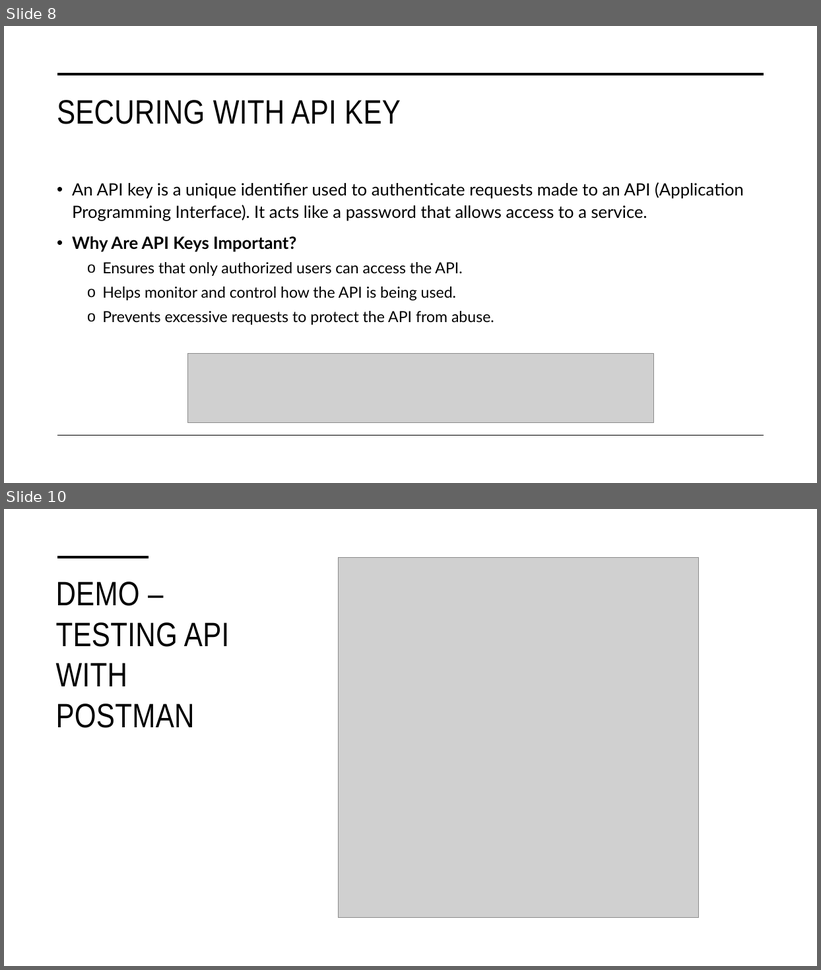
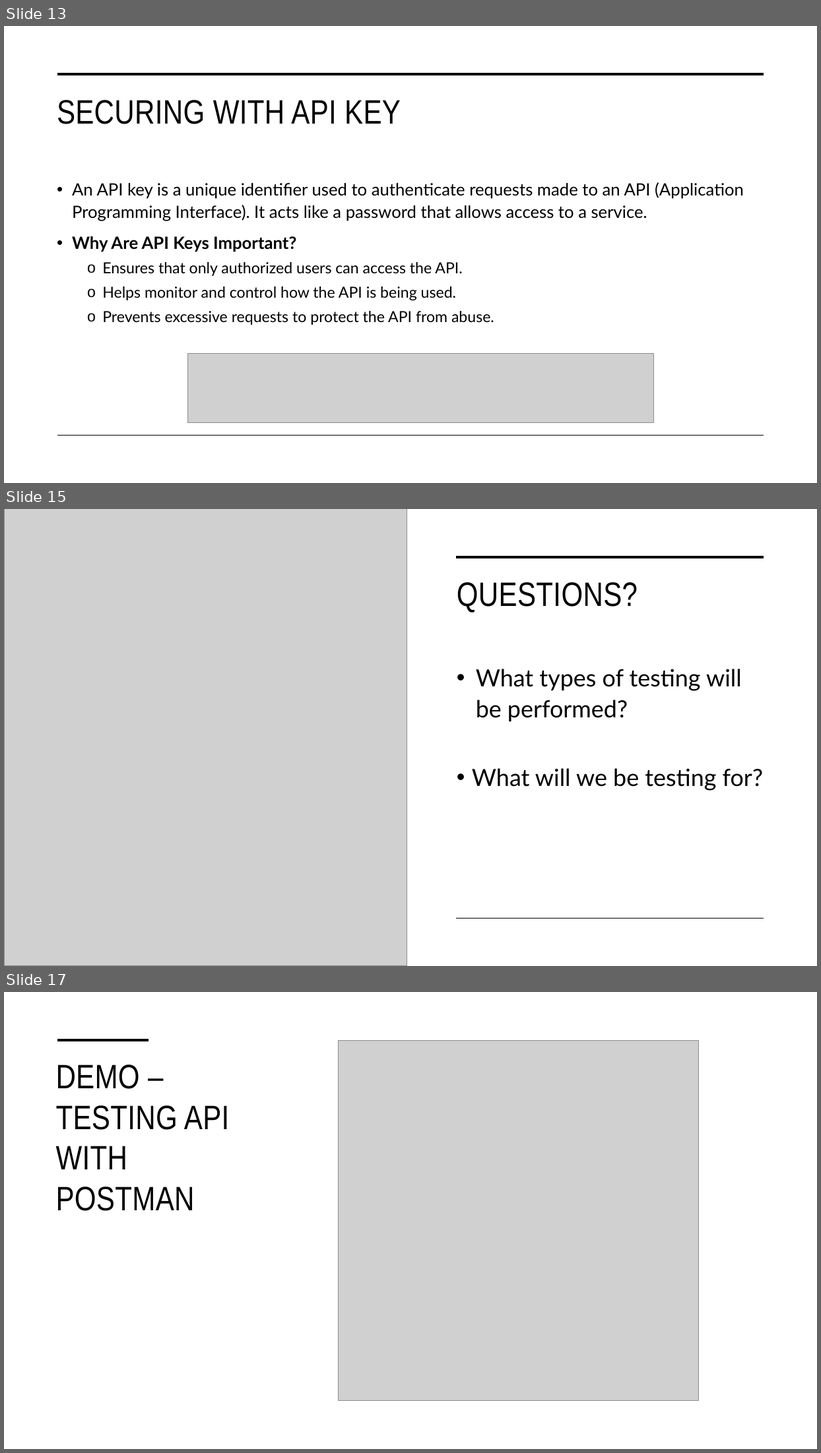
Before and after one commit to ashesh808/API-Demo-Presentation, a slide deck: Presentation.pptx. Shown one above the other, each under a label of ours: slides 8 and 10 before the commit, slides 13, 15 and 17 after it; the slides between them are not shown. The pictures are 821x970 and 821x1453 pixels, drawn with LibreOffice and Linux fonts; fonts in the diff are those of the drawing; grey boxes stand for pictures. Boxes give left, top, right and bottom in pixels: in the first picture for what was removed or moved away, otherwise in the second. Text is boxed around its words. In the diff, an @@ line names an element or a change of style, - is before the commit and + after.

```diff
--- a/Presentation.pptx
+++ b/Presentation.pptx
@@ slide 15 added at [4, 509, 817, 966], background #FFFFFF @@
@@ picture added at [4, 509, 407, 966] @@
@@ line added from (457, 557) to (764, 557), #000000 3.5 pt @@
@@ title added at [457, 582, 638, 613], 40 pt, text #000000 @@
+QUESTIONS?
@@ text added at [472, 669, 763, 791], 28 pt, text #000000 @@
+• What types of testing will be performed?
+• What will we be testing for?
@@ line added from (457, 919) to (764, 919), #000000 1 pt @@
@@ what was slide 8 is now slide 13 @@
@@ what was slide 10 is now slide 17 @@
```
Also in this commit, not shown: 8 slides changed, 10 other slides added, 1 other file.
